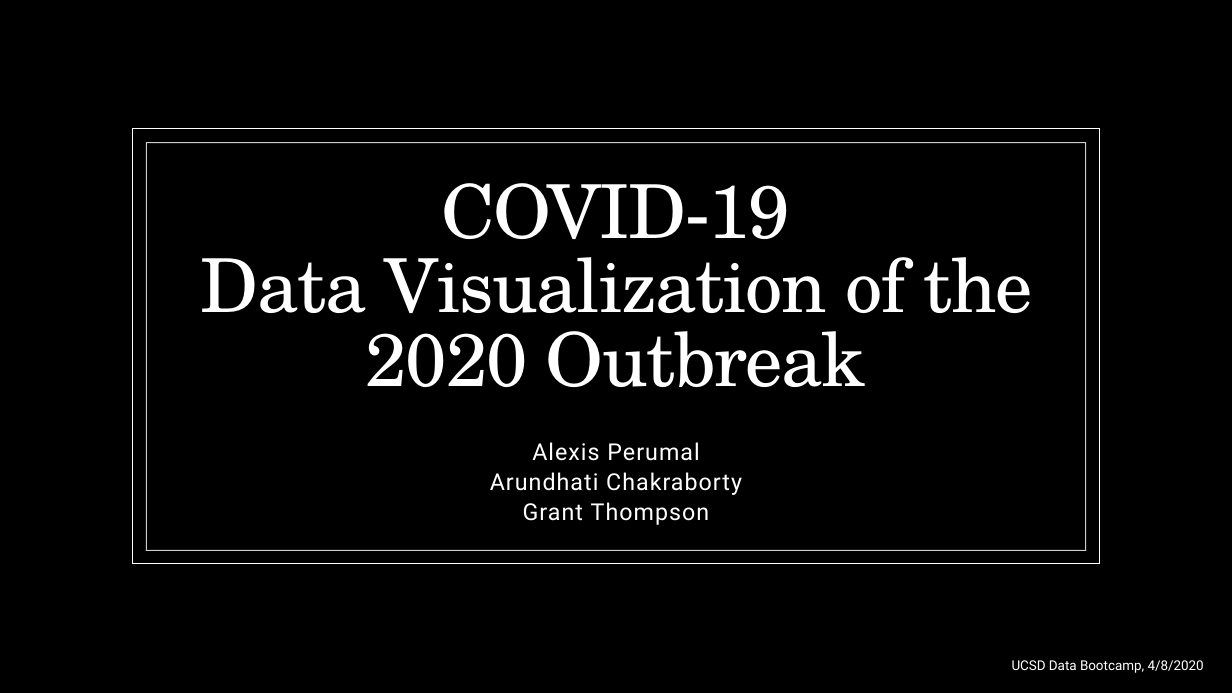
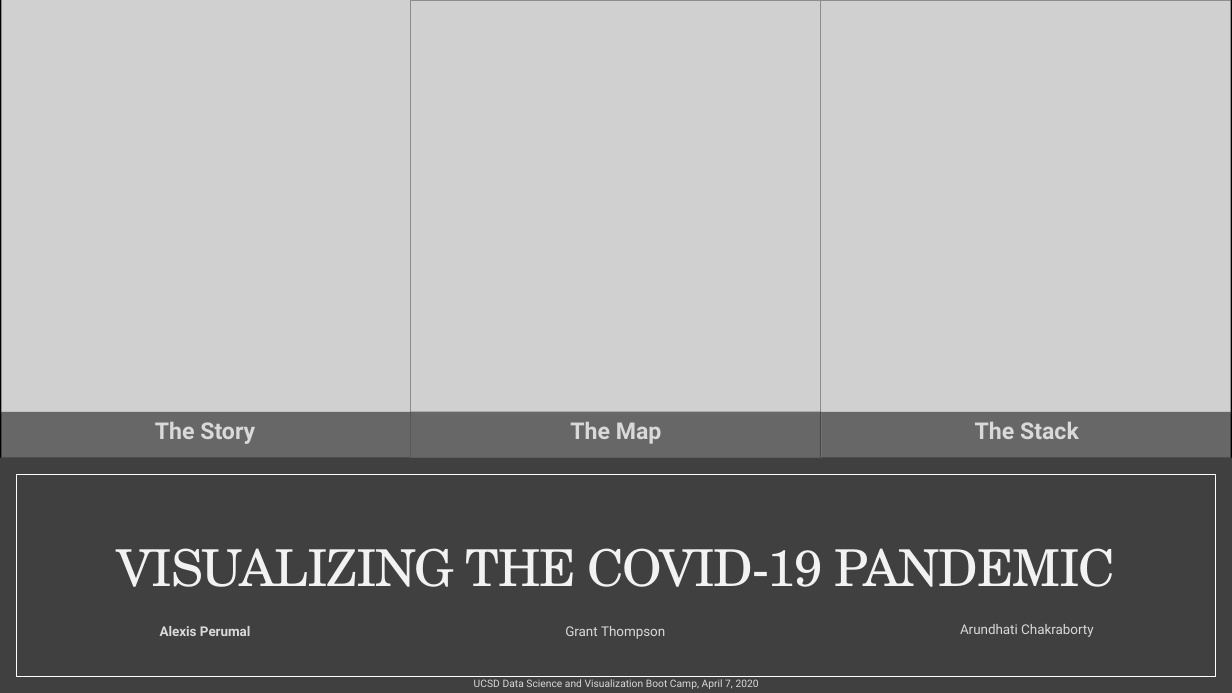
Before and after one commit to alexisperumal/covid-19, a slide deck: slide 1 of Presentation/Project 1 Presentation.pptx. Drawn at 1232x693 pixels with LibreOffice and Linux fonts; fonts in the diff are those of the drawing; grey boxes stand for pictures; background and template pictures are left out. Boxes give left, top, right and bottom in pixels: in the first picture for what was removed or moved away, otherwise in the second. Text is boxed around its words. In the diff, an @@ line names an element or a change of style, - is before the commit and + after.

```diff
--- a/Presentation/Project 1 Presentation.pptx
+++ b/Presentation/Project 1 Presentation.pptx
@@ picture added at <box>2,0,410,457</box> @@
@@ picture added at <box>410,0,821,457</box> @@
@@ picture added at <box>819,0,1230,457</box> @@
@@ rectangle at <box>132,128,1100,564</box>: fill none to #000000; outline #FFFFFF 0.75 pt to none; shadow on @@
@@ rectangle removed at <box>132,128,1100,564</box> @@
@@ rectangle removed at <box>146,142,1086,550</box> @@
@@ title removed at <box>201,183,1033,387</box> @@
-COVID-19
-Data Visualization of the 2020 Outbreak
@@ rectangle added at <box>0,412,410,458</box>, fill #000000 at 50% opacity, 18 pt, text #D9D9D9, bold @@
+The Story
@@ rectangle added at <box>410,412,822,457</box>, fill #000000 at 50% opacity, 18 pt, text #D9D9D9, bold @@
+The Map
@@ rectangle added at <box>822,412,1232,458</box>, fill #000000 at 50% opacity, 18 pt, text #D9D9D9, bold @@
+The Stack
@@ subtitle removed at <box>490,442,742,525</box> @@
-Alexis Perumal
-Arundhati Chakraborty
-Grant Thompson
@@ rectangle added at <box>0,457,1232,693</box>, fill #404040 @@
@@ rectangle added at <box>17,474,1215,677</box>, outline #FFFFFF 0.5 pt @@
@@ title added at <box>116,548,1116,587</box>, 39.6 pt, text #F2F2F2 @@
+VISUALIZING THE COVID-19 PANDEMIC
@@ text added at <box>160,626,250,636</box>, 10.5 pt, text #D9D9D9, bold @@
+Alexis Perumal
@@ text added at <box>565,626,665,639</box>, 10.5 pt, text #D9D9D9 @@
+Grant Thompson
@@ text added at <box>960,624,1093,637</box>, 10.5 pt, text #D9D9D9 @@
+Arundhati Chakraborty
@@ text added at <box>474,679,759,689</box>, 8 pt, text #D9D9D9 @@
+UCSD Data Science and Visualization Boot Camp, April 7, 2020
@@ text removed at <box>1012,660,1204,673</box> @@
-UCSD Data Bootcamp, 4/8/2020
```
Also in this commit, not shown: 4 slides added, 4 slides removed.
